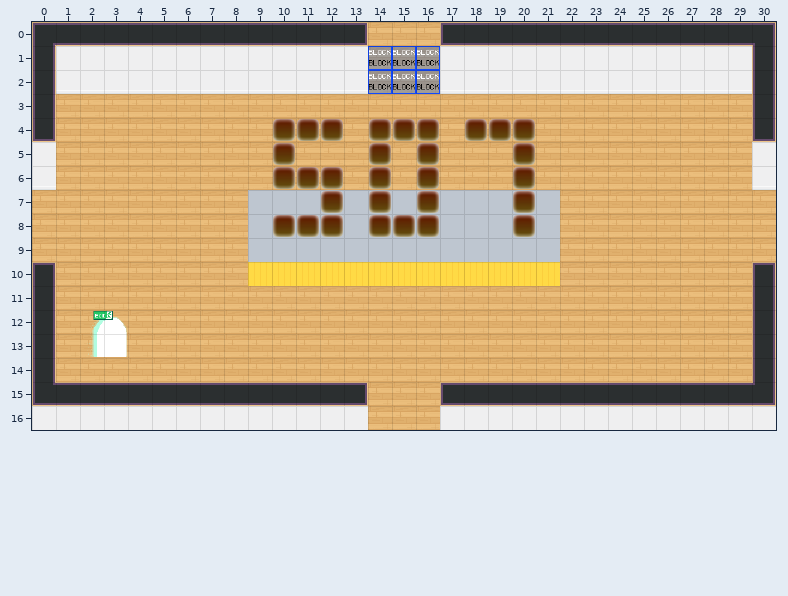
One commit to this Tiled map (JSON): dist/map/507.json. Above is the file before it was changed.
Cells are 32x32 px. Shown: x 0..30, y 0..16.
The result:
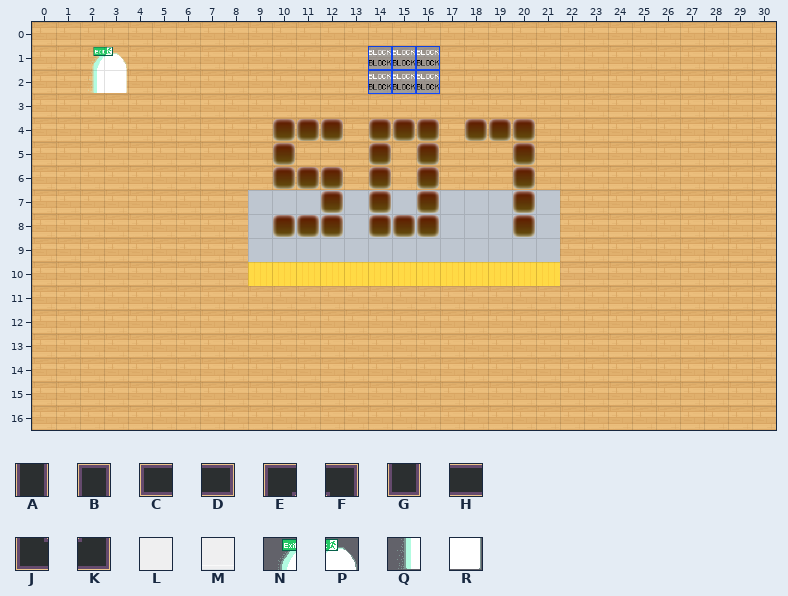
Key: from "tileset5_export": A 44, B 45, C 46, D 47, E 48, F 49, G 55, H 56, J 58, K 59, L 62, M 72; from "worldExit": N 0, P 1, Q 2, R 3.
_ is an empty cell.
Tiles replaced or removed in this view: A, B, C, D, E, F, G, H, J, K, L, M, N, P, Q, R.
Diff:
Changed rows in their new state; . is an unchanged cell.
Layer "walls" (now hidden):
first column x 0:
 0 ______________...______________
 1 ______________...______________
 2 ______________...______________
 3 _............................._
 4 _............................._
 5 _............................._
 6 _............................._
first column x 0:
10 _............................._
11 _............................._
12 _............................._
13 _............................._
14 _............................._
15 ______________...______________
16 ______________...______________
Layer "LOBBYx":
first column x 2:
 1 NP
 2 QR
first column x 2:
12 __
13 __
Pixel boxes of the changes (left, top, right, bottom) in both pictures:
changed: (32, 22, 368, 190)
removed: (440, 22, 776, 190)
removed: (32, 262, 368, 430)
removed: (440, 262, 776, 430)
